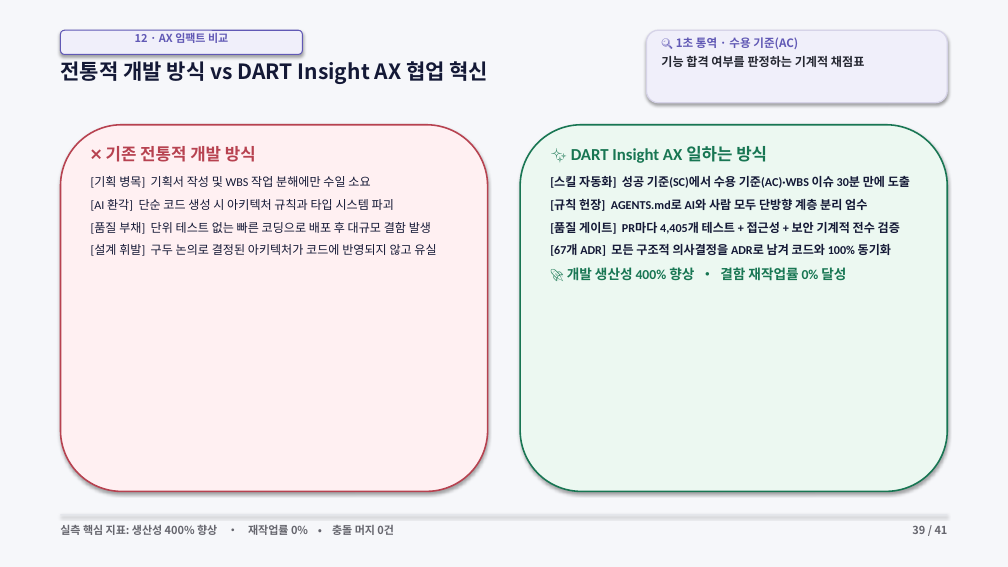
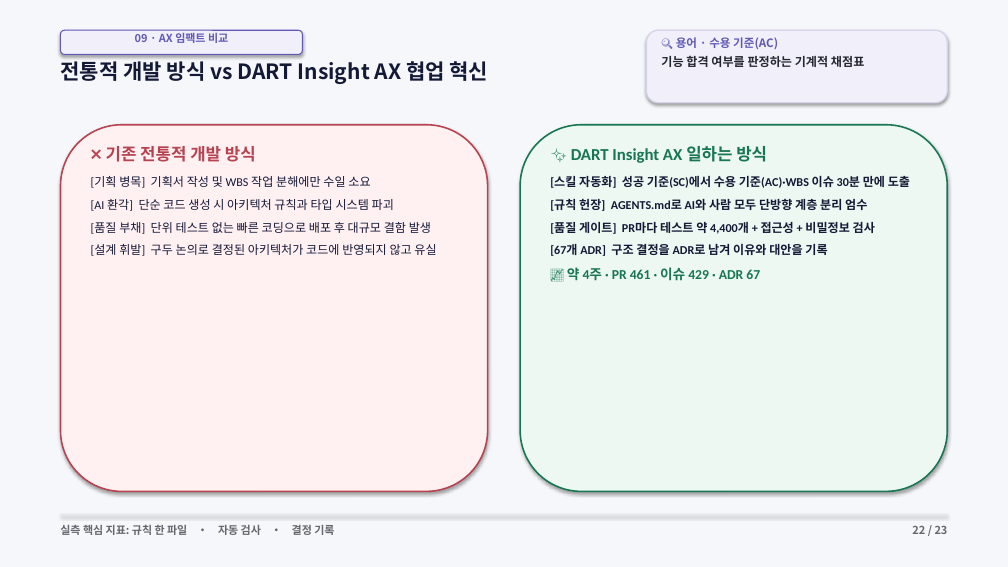
Before and after one commit to ShinhanDSProject/dart-insight, a slide deck: slide 22 of docs/DART_Insight_Presentation.pptx (slide 40 before the commit). Drawn at 1008x567 pixels with LibreOffice and Linux fonts; fonts in the diff are those of the drawing. Boxes give left, top, right and bottom in pixels: in the first picture for what was removed or moved away, otherwise in the second. Text is boxed around its words. In the diff, an @@ line names an element or a change of style, - is before the commit and + after.

```diff
--- a/docs/DART_Insight_Presentation.pptx
+++ b/docs/DART_Insight_Presentation.pptx
@@ text at bbox=[135, 33, 228, 43]: text changed @@
-12 · AX 임팩트 비교
+09 · AX 임팩트 비교
@@ text at bbox=[676, 37, 778, 49]: text changed @@
-🔍 1초 통역 · 수용 기준(AC)
+🔍 용어 · 수용 기준(AC)
@@ text at bbox=[550, 222, 875, 281]: text changed @@
-[품질 게이트] PR마다 4,405개 테스트 + 접근성 + 보안 기계적 전수 검증
-[67개 ADR] 모든 구조적 의사결정을 ADR로 남겨 코드와 100% 동기화
-🚀 개발 생산성 400% 향상 • 결함 재작업률 0% 달성
+[품질 게이트] PR마다 테스트 약 4,400개 + 접근성 + 비밀정보 검사
+[67개 ADR] 구조 결정을 ADR로 남겨 이유와 대안을 기록
+📈 약 4주 · PR 461 · 이슈 429 · ADR 67
@@ text at bbox=[60, 525, 334, 535]: text changed @@
-실측 핵심 지표: 생산성 400% 향상 • 재작업률 0% • 충돌 머지 0건
+실측 핵심 지표: 규칙 한 파일 • 자동 검사 • 결정 기록
@@ text at bbox=[912, 526, 948, 534]: text changed @@
-39 / 41
+22 / 23
```
Also in this commit, not shown: 22 other slides changed, 18 slides removed, 3 other files.
